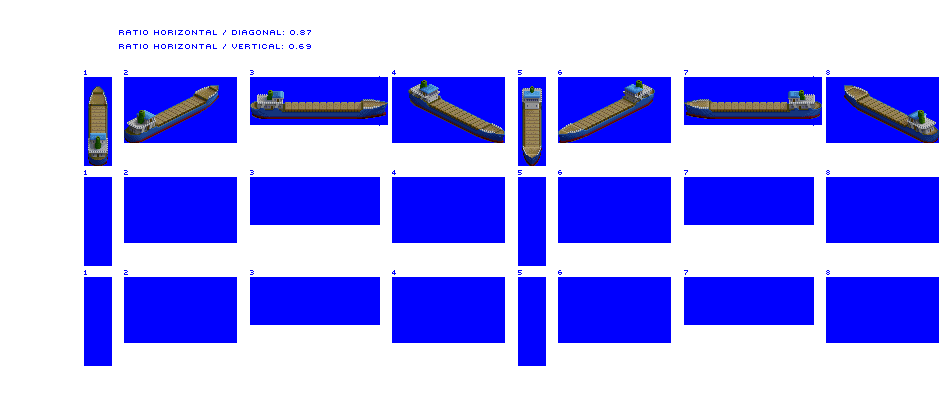
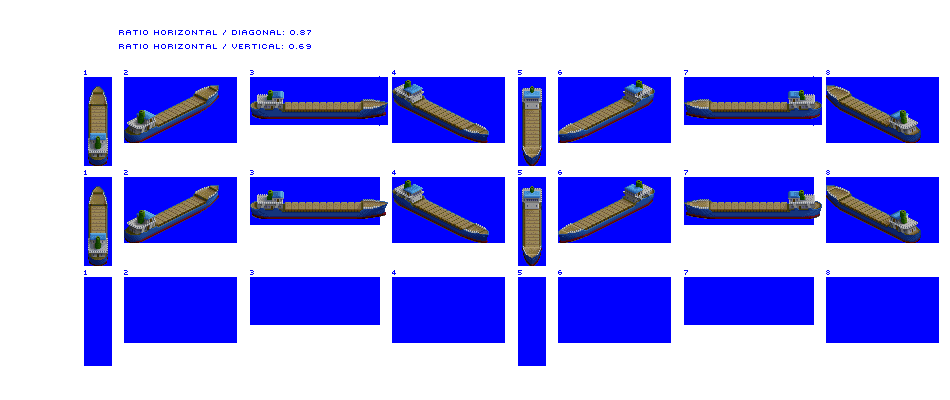
Two versions of the same layered image (950 x 400). Layer-by-layer changes:
painted on "Coaster" over [88, 80, 939, 266]
